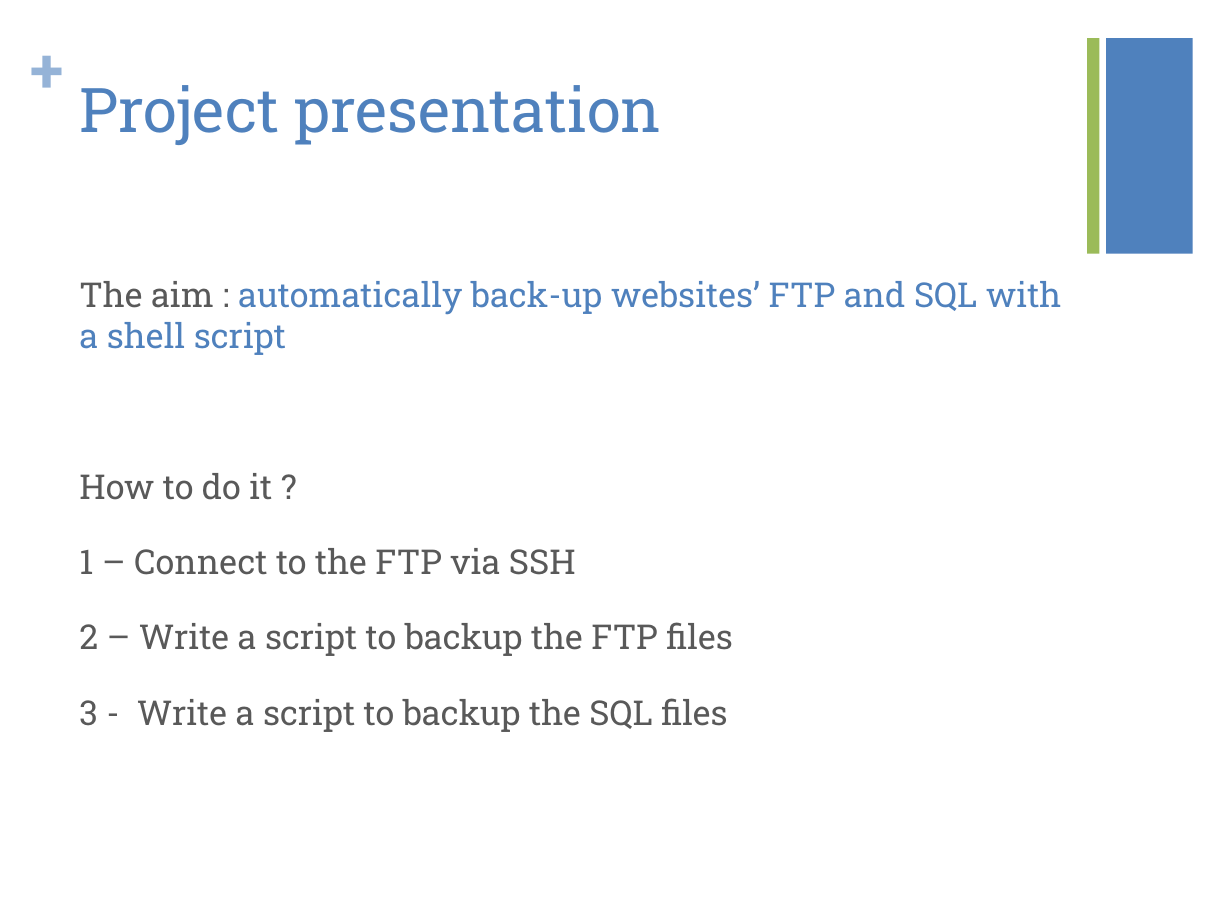
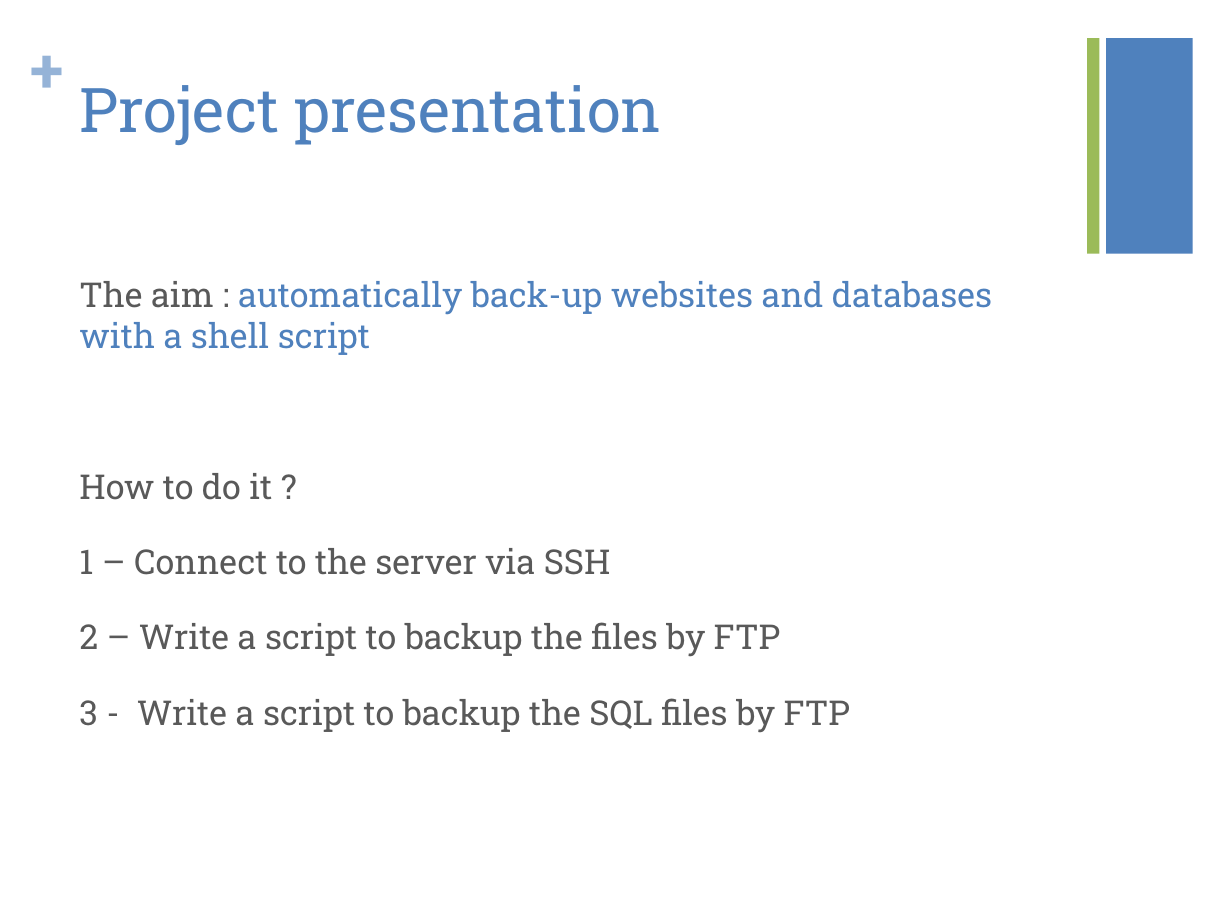
Before and after one commit to kiago/isepse2014, a slide deck: slide 2 of projects/easyBackup/easyBackupPresentation.pptx. Drawn at 1232x924 pixels with LibreOffice and Linux fonts; fonts in the diff are those of the drawing. Boxes give left, top, right and bottom in pixels: in the first picture for what was removed or moved away, otherwise in the second. Text is boxed around its words. In the diff, an @@ line names an element or a change of style, - is before the commit and + after.

```diff
--- a/projects/easyBackup/easyBackupPresentation.pptx
+++ b/projects/easyBackup/easyBackupPresentation.pptx
@@ text at (79,281,992,355): text changed @@
-The aim : automatically back-up websites’ FTP and SQL with a shell script
+The aim : automatically back-up websites and databases with a shell script
@@ text at (79,548,851,732): text changed @@
-1 – Connect to the FTP via SSH
-2 – Write a script to backup the FTP files
-3 - Write a script to backup the SQL files
+1 – Connect to the server via SSH
+2 – Write a script to backup the files by FTP
+3 - Write a script to backup the SQL files by FTP
```
Also in this commit, not shown: 6 other slides changed, 2 slides added, 2 slides removed.
